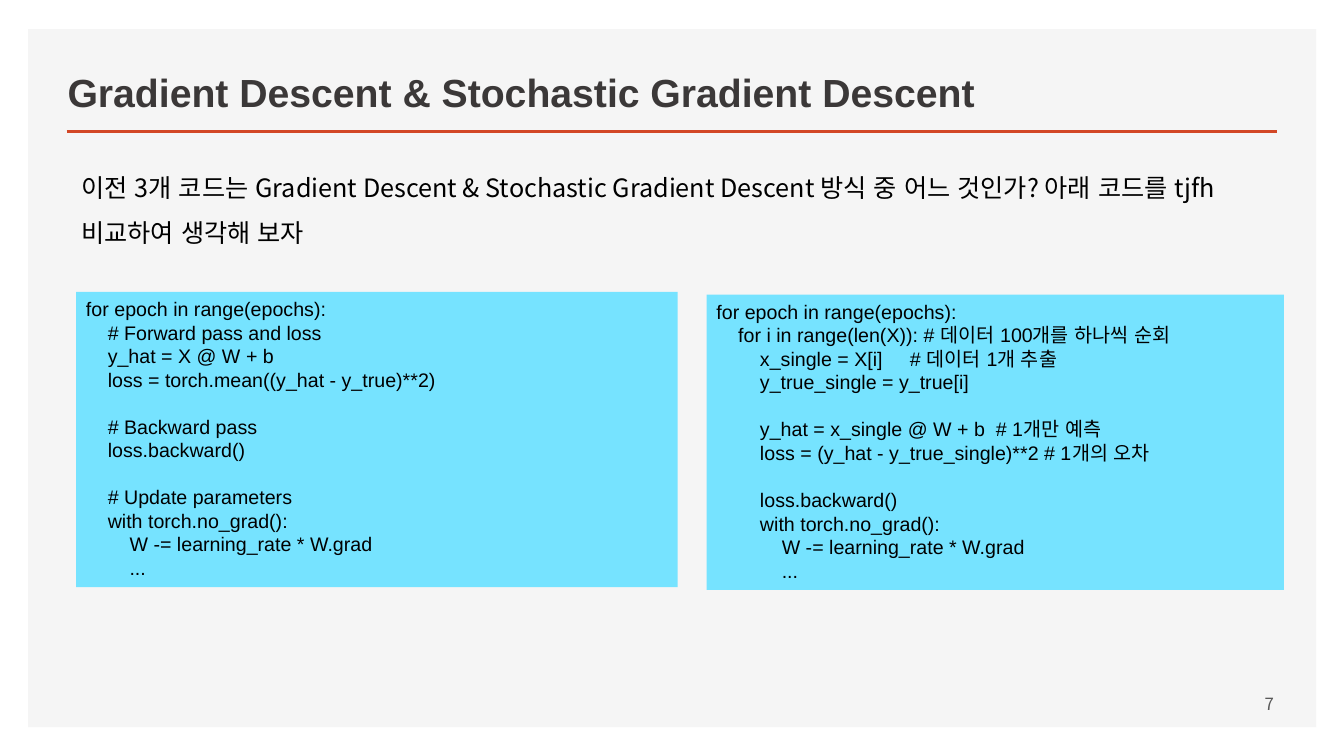
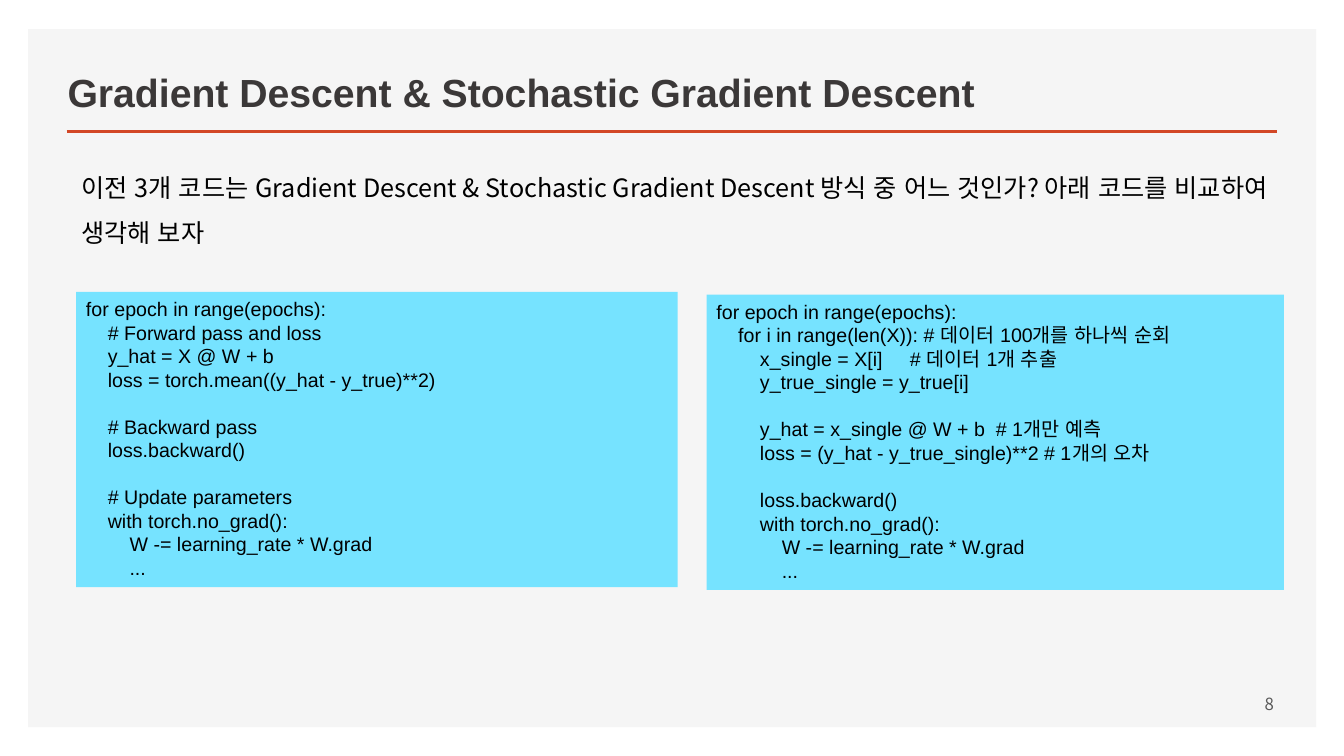
Before and after one commit to ancestor9/mathematics-for-machine-learning, a slide deck: slide 8 of Linear_Algebra/w5_03_Deep_Learning_with_pytorch.pptx (slide 7 before the commit). Drawn at 1344x756 pixels with LibreOffice and Linux fonts; fonts in the diff are those of the drawing. Boxes give left, top, right and bottom in pixels: in the first picture for what was removed or moved away, otherwise in the second. Text is boxed around its words. In the diff, an @@ line names an element or a change of style, - is before the commit and + after.

```diff
--- a/Linear_Algebra/w5_03_Deep_Learning_with_pytorch.pptx
+++ b/Linear_Algebra/w5_03_Deep_Learning_with_pytorch.pptx
@@ text at (81, 176, 1268, 244): text changed @@
-이전 3개 코드는 Gradient Descent & Stochastic Gradient Descent 방식 중 어느 것인가? 아래 코드를 tjfh 비교하여 생각해 보자
+이전 3개 코드는 Gradient Descent & Stochastic Gradient Descent 방식 중 어느 것인가? 아래 코드를 비교하여 생각해 보자
@@ page number at (1265, 697, 1274, 710): text changed @@
-7
+8
```
Also in this commit, not shown: 10 slides added, 1 slide removed, 2 other files.
